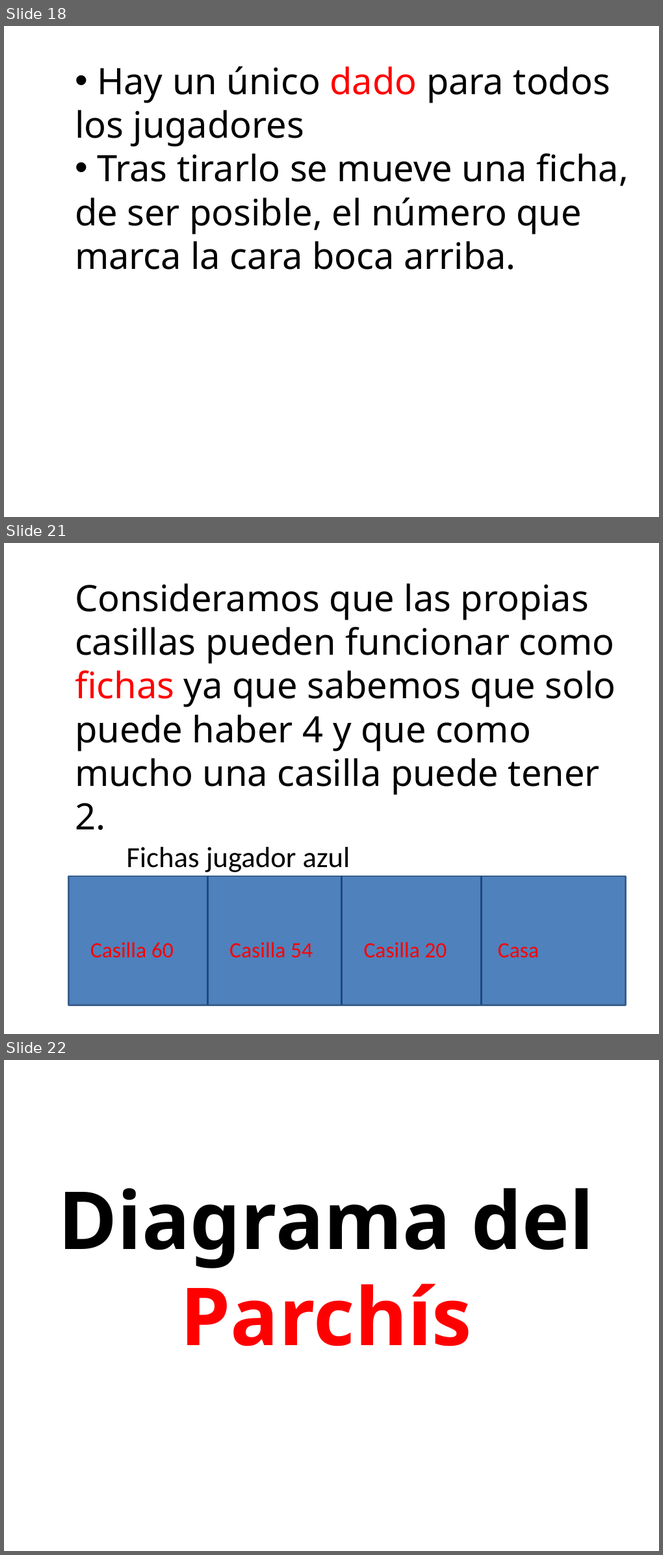
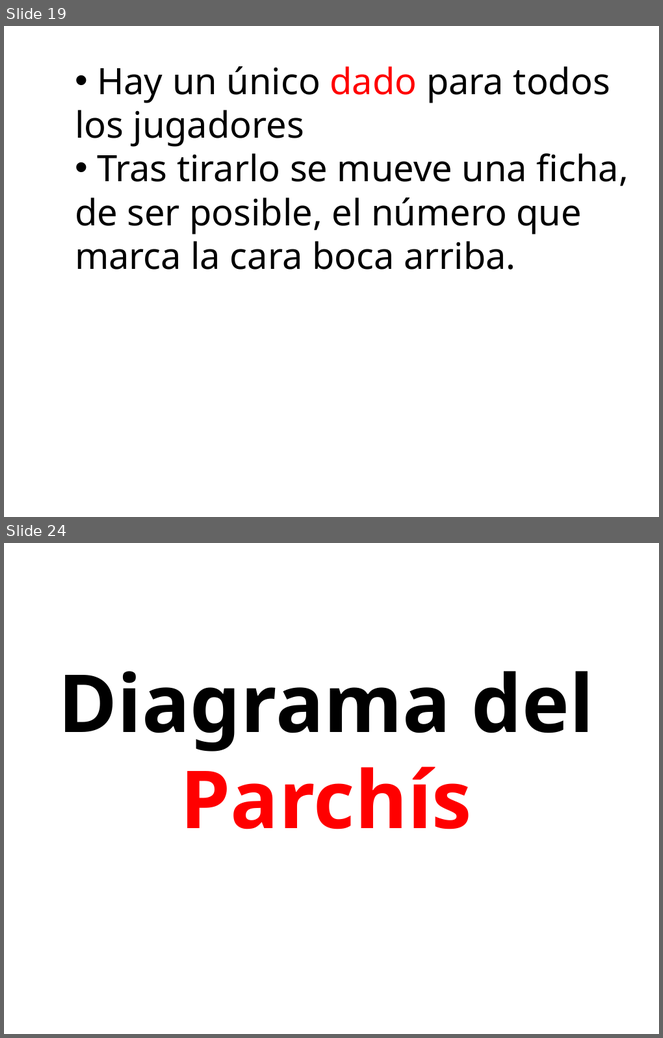
Before and after one commit to kikeacedo/Parchis, a slide deck: Parchis.pptx. Shown one above the other, each under a label of ours: slides 18, 21 and 22 before the commit, slides 19 and 24 after it; the slides between them are not shown. The pictures are 663x1555 and 663x1038 pixels, drawn with LibreOffice and Linux fonts; fonts in the diff are those of the drawing. Boxes give left, top, right and bottom in pixels: in the first picture for what was removed or moved away, otherwise in the second. Text is boxed around its words. In the diff, an @@ line names an element or a change of style, - is before the commit and + after.

Commit message:
1.0
Terminado para 1 Jugador

```diff
--- a/Parchis.pptx
+++ b/Parchis.pptx
@@ slide 21 removed at (4, 543, 659, 1034), background #FFFFFF @@
@@ text removed at (75, 583, 616, 830) @@
-Consideramos que las propias casillas pueden funcionar como fichas ya que sabemos que solo puede haber 4 y que como mucho una casilla puede tener 2.
@@ text removed at (126, 847, 350, 873) @@
-Fichas jugador azul
@@ rectangle removed at (68, 876, 625, 1006) @@
@@ line removed from (207, 876) to (207, 1006) @@
@@ line removed from (342, 876) to (342, 1006) @@
@@ line removed from (481, 876) to (481, 1006) @@
@@ text removed at (90, 942, 174, 958) @@
-Casilla 60
@@ text removed at (230, 942, 313, 958) @@
-Casilla 54
@@ text removed at (364, 942, 447, 958) @@
-Casilla 20
@@ text removed at (498, 943, 539, 958) @@
-Casa
@@ what was slide 18 is now slide 19 @@
@@ what was slide 22 is now slide 24 @@
```
Also in this commit, not shown: 13 slides changed, 7 slides added, 4 other slides removed, 36 other files.
